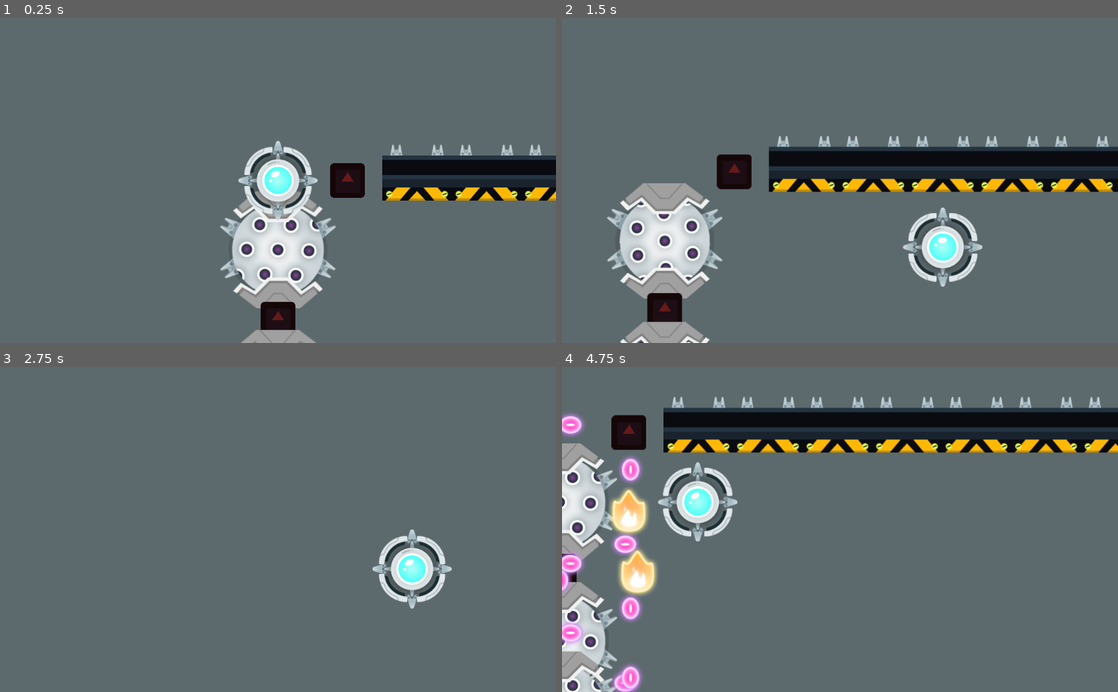
Above: before the commit, frames 1-4 (two rows, left to right).
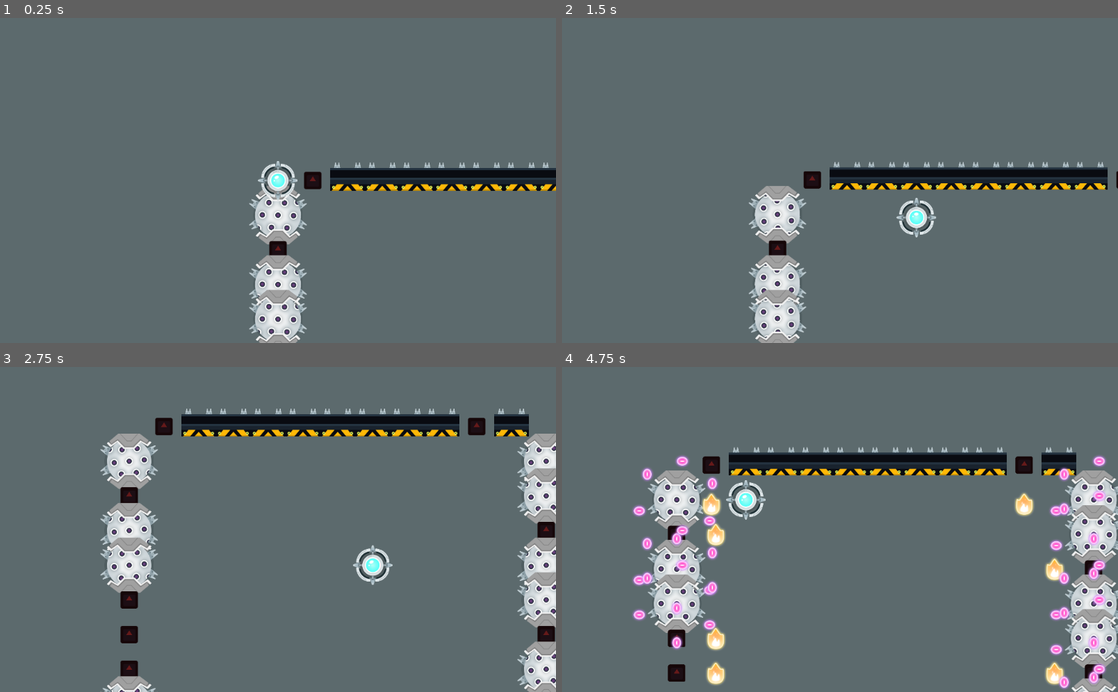
Above: after the commit, the same moments.

Repository: SubSage/RE-STICK-TED
Game: Godot game, scene res://Game.tscn
The game is run twice, just before and just after one commit, with the same random seed, the same clock (stepped at 60 frames per second) and the same inputs. The engine's default icon, where the game draws it, is replaced by a stand-in: a white triangle on a blue panel in a dark square.
Inputs (mouse positions are in pixels of both pictures, inside the frame that each line leads up to):
- Up to frame 1 (0.25 s): no input
- Up to frame 2 (1.5 s): move the mouse to (962, 164) at 0.52 s; hold Right (ui_right) 0.53-1.28 s; move the mouse to (728, 196) at 1.27 s; hold Down (ui_down) from 1.28 s (still down)
- Up to frame 3 (2.75 s): move the mouse to (333, 458) at 2.02 s; release Down (ui_down) at 2.03 s; hold Right (ui_right) from 2.03 s (still down)
- Up to frame 4 (4.75 s): move the mouse to (812, 594) at 2.77 s; release Right (ui_right) at 2.78 s; hold Up (ui_up) 2.78-3.53 s; move the mouse to (1006, 578) at 3.52 s; hold Left (ui_left) from 3.53 s (still down); move the mouse to (673, 480) at 4.27 s

The runs differ from the first frame. In frame 1, 11% of the frame differs, in the area x 39-100%, y 37-100%; in frame 2, 21%; in frame 3, 15%; in frame 4, 37%, in the area x 0-100%, y 9-100%.

Commit message:
Added controller support, found manufacturer driver issues!
Need to limit shooting rate of player when using controller and switch to proper axis usage since my controller (3rd party), uses a weird configuration

Diff:
--- a/Game.tscn
+++ b/Game.tscn
@@ -6,7 +6,7 @@
 [ext_resource path="res://assets/audio/GMTK 2018 industrial electro v2.wav" type="AudioStream" id=4]
 [ext_resource path="res://tilesets/tilesettest.tres" type="TileSet" id=5]
 
-[node name="Game" type="Node" index="0"]
+[node name="Game" type="Node"]
 
 script = ExtResource( 1 )
 
--- a/Player.gd
+++ b/Player.gd
@@ -1,6 +1,9 @@
 extends Node2D
 var Bullet = preload("res://Bullet.tscn")
-var motion = Vector2()
+var controllerLeftStick = Vector2()
+var controllerLeftStickDeadzone = .2
+var controllerRightStick = Vector2()
+var controllerRightStickDeadzone = .2
 var direction = Vector2()
 var speed = 128
 onready var player = $AnimationPlayer
@@ -16,22 +19,108 @@
 		player.play("idle")
 
 	if Input.get_connected_joypads().size() > 0:
-		motion=(Vector2(Input.get_joy_axis(0,JOY_AXIS_0),Input.get_joy_axis(0,JOY_AXIS_1)))
-		if abs(motion.x)<.2:
-			motion.x=0
-		if abs(motion.y)<.2:
-			motion.y=0
-		if abs(Input.get_joy_axis(0,JOY_AXIS_3))>.2:
-#			direction.x=Input.get_joy_axis(0,JOY_AXIS_3)
-			if $Timer.time_left <= 0:
+		controllerLeftStick=(Vector2(Input.get_joy_axis(0,JOY_AXIS_0),Input.get_joy_axis(0,JOY_AXIS_1)))
+		controllerRightStick=(Vector2(Input.get_joy_axis(0,JOY_AXIS_3),Input.get_joy_axis(0,JOY_AXIS_4))) # this works for FUS1ON Tournament Controller
+		if abs(controllerLeftStick.x)<controllerLeftStickDeadzone:
+			controllerLeftStick.x=0
+		if abs(controllerLeftStick.y)<controllerLeftStickDeadzone:
+			controllerLeftStick.y=0
+		if abs(controllerRightStick.x)<controllerRightStickDeadzone:
+			controllerRightStick.x=0
+		if abs(controllerRightStick.y)<controllerRightStickDeadzone:
+			controllerRightStick.y=0
+
+		if controllerLeftStick.x > .5:
+			raycast.cast_to = Vector2(Vector2(speed,0))
+			raycast.force_raycast_update()
+			if $Timer.time_left <= 0 and not raycast.is_colliding():
 				tween.interpolate_property(self, "position",
 				position, position + Vector2(speed,0), 0.2,
 				Tween.TRANS_BACK,Tween.EASE_OUT)
 				tween.start()
 				$Timer.start()
-		if abs(Input.get_joy_axis(0,JOY_AXIS_4))>.05:
-			direction.y=Input.get_joy_axis(0,JOY_AXIS_4)
-		direction=direction.normalized()
+		elif controllerLeftStick.x < -.5:
+			raycast.cast_to = Vector2(Vector2(-speed,0))
+			raycast.force_raycast_update()
+			if $Timer.time_left <= 0 and not raycast.is_colliding():
+				tween.interpolate_property(self, "position",
+				position, position + Vector2(-speed,0), 0.2,
+				Tween.TRANS_BACK,Tween.EASE_OUT)
+				tween.start()
+				$Timer.start()
+		elif controllerLeftStick.y < -.5:
+			raycast.cast_to = Vector2(Vector2(0,-speed))
+			raycast.force_raycast_update()
+			if $Timer.time_left <= 0 and not raycast.is_colliding():
+				tween.interpolate_property(self, "position",
+				position, position + Vector2(0,-speed), 0.2,
+				Tween.TRANS_BACK,Tween.EASE_OUT)
+				tween.start()
+				$Timer.start()
+		elif controllerLeftStick.y > .5:
+			raycast.cast_to = Vector2(Vector2(0,speed))
+			raycast.force_raycast_update()
+			if $Timer.time_left <= 0 and not raycast.is_colliding():
+				tween.interpolate_property(self, "position",
+				position, position + Vector2(0,speed), 0.2,
+				Tween.TRANS_BACK,Tween.EASE_OUT)
+				tween.start()
+				$Timer.start()
+		if controllerRightStick.x > .5:
+			player.play("fire")
+			var b = Bullet.instance()
+			b.direction=Vector2(1,0)
+			b.position=self.position
+			b.speed=128*3
+			b.size=4
+			b.get_node("Sprite").texture=load("res://Sprites/bulletSpark.png")
+			b.rotate(deg2rad(180))
+			b.get_node("Area2D").add_to_group("player bullets")
+			$"..".add_child(b)
+		if controllerRightStick.x < -.5:
+			player.play("fire")
+			var b = Bullet.instance()
+			b.direction=Vector2(-1,0)
+			b.position=self.position
+			b.speed=128*3
+			b.size=4
+			b.get_node("Sprite").texture=load("res://Sprites/bulletSpark.png")
+			b.rotate(deg2rad(180))
+			b.get_node("Area2D").add_to_group("player bullets")
+			$"..".add_child(b)
+		if controllerRightStick.y > .5:
+			player.play("fire")
+			var b = Bullet.instance()
+			b.direction=Vector2(0,1)
+			b.position=self.position
+			b.speed=128*3
+			b.size=4
+			b.get_node("Sprite").texture=load("res://Sprites/bulletSpark.png")
+			b.rotate(deg2rad(180))
+			b.get_node("Area2D").add_to_group("player bullets")
+			$"..".add_child(b)
+		if controllerRightStick.y < -.5:
+			player.play("fire")
+			var b = Bullet.instance()
+			b.direction=Vector2(0,-1)
+			b.position=self.position
+			b.speed=128*3
+			b.size=4
+			b.get_node("Sprite").texture=load("res://Sprites/bulletSpark.png")
+			b.rotate(deg2rad(180))
+			b.get_node("Area2D").add_to_group("player bullets")
+			$"..".add_child(b)
+#		if abs(Input.get_joy_axis(0,JOY_AXIS_3))>.2:
+##			direction.x=Input.get_joy_axis(0,JOY_AXIS_3)
+#			if $Timer.time_left <= 0:
+#				tween.interpolate_property(self, "position",
+#				position, position + Vector2(speed,0), 0.2,
+#				Tween.TRANS_BACK,Tween.EASE_OUT)
+#				tween.start()
+#				$Timer.start()
+#		if abs(Input.get_joy_axis(0,JOY_AXIS_4))>.05:
+#			direction.y=Input.get_joy_axis(0,JOY_AXIS_4)
+#		direction=direction.normalized()
 	else:
 		if Input.is_action_pressed("ui_right"):
 			raycast.cast_to = Vector2(Vector2(speed,0))
@@ -70,7 +159,7 @@
 				tween.start()
 				$Timer.start()
 		else:
-			motion.y = 0
+			controllerLeftStick.y = 0
 
 		direction.x = 0
 		direction.y = 0
--- a/Scenes/player.tscn
+++ b/Scenes/player.tscn
@@ -198,7 +198,7 @@
 custom_solver_bias = 0.0
 extents = Vector2( 48, 48 )
 
-[node name="player" type="Node2D"]
+[node name="player" type="Node2D" index="0"]
 
 script = ExtResource( 1 )
 
@@ -368,7 +368,7 @@
 anchor_mode = 1
 rotating = false
 current = false
-zoom = Vector2( 1, 1 )
+zoom = Vector2( 2, 2 )
 limit_left = -10000000
 limit_top = -10000000
 limit_right = 10000000
--- a/Scenes/turretOmni.gd
+++ b/Scenes/turretOmni.gd
@@ -2,12 +2,7 @@
 var Bullet = preload("res://Bullet.tscn")
 
 var texture = load("res://Sprites/bulletOval.png")
-# var b = "textvar"
 
-#func _process(delta):
-#	# Called every frame. Delta is time since last frame.
-#	# Update game logic here.
-#	pass
 
 
 func _on_Timer_timeout():
--- a/project.godot
+++ b/project.godot
@@ -10,7 +10,7 @@
 
 [application]
 
-config/name="GMTK 2018"
+config/name="RESTICKTED"
 run/main_scene="res://Game.tscn"
 config/icon="res://icon.png"
 
@@ -35,8 +35,10 @@
 ui_a=[ Object(InputEventKey,"resource_local_to_scene":false,"resource_name":"","device":0,"alt":false,"shift":false,"control":false,"meta":false,"command":false,"pressed":false,"scancode":65,"unicode":0,"echo":false,"script":null)
  ]
 ui_s=[ Object(InputEventKey,"resource_local_to_scene":false,"resource_name":"","device":0,"alt":false,"shift":false,"control":false,"meta":false,"command":false,"pressed":false,"scancode":83,"unicode":0,"echo":false,"script":null)
+, Object(InputEventJoypadMotion,"resource_local_to_scene":false,"resource_name":"","device":0,"axis":5,"axis_value":-1.0,"script":null)
  ]
 ui_d=[ Object(InputEventKey,"resource_local_to_scene":false,"resource_name":"","device":0,"alt":false,"shift":false,"control":false,"meta":false,"command":false,"pressed":false,"scancode":68,"unicode":0,"echo":false,"script":null)
+, Object(InputEventJoypadMotion,"resource_local_to_scene":false,"resource_name":"","device":0,"axis":5,"axis_value":1.0,"script":null)
  ]
 
 [rendering]
